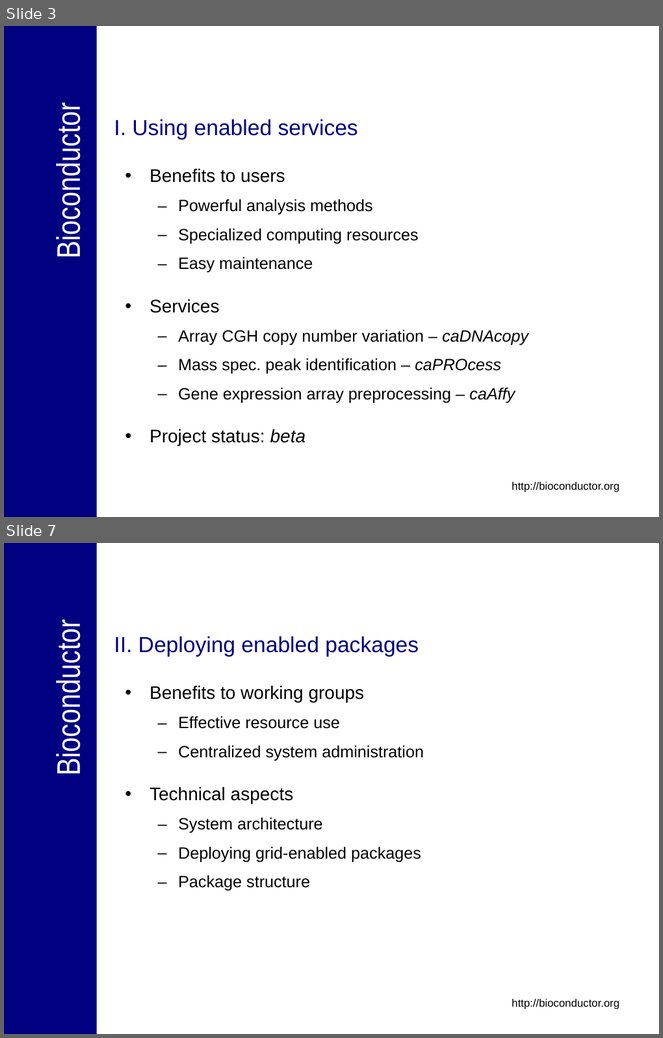
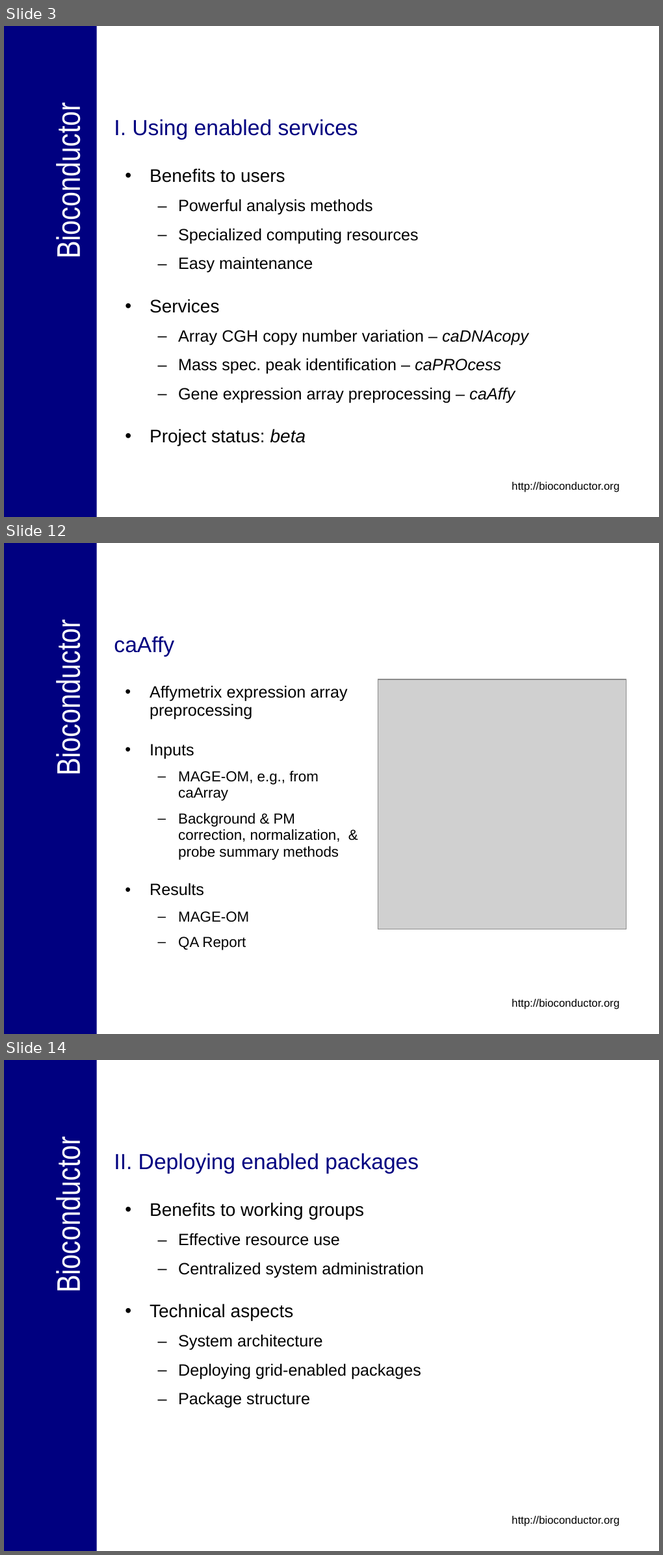
Before and after one commit to NCIP/bioconductor, a slide deck: bioconductor/Presentations/caBIG_Annual_Meeting_2007_Tech_Demo.ppt. Shown one above the other, each under a label of ours: slides 3 and 7 before the commit, slides 3, 12 and 14 after it; the slides between them are not shown. The pictures are 663x1038 and 663x1555 pixels, drawn with LibreOffice and Linux fonts; fonts in the diff are those of the drawing; grey boxes stand for pictures; background and template pictures are left out. Boxes give left, top, right and bottom in pixels: in the first picture for what was removed or moved away, otherwise in the second. Text is boxed around its words. In the diff, an @@ line names an element or a change of style, - is before the commit and + after.

```diff
--- a/bioconductor/Presentations/caBIG_Annual_Meeting_2007_Tech_Demo.ppt
+++ b/bioconductor/Presentations/caBIG_Annual_Meeting_2007_Tech_Demo.ppt
@@ slide 12 added at bbox=[4, 543, 659, 1034], background #FFFFFF; not listed: 3 template elements that a slide beside it also shows @@
@@ title added at bbox=[114, 636, 174, 657], 24 pt, text #000080 @@
+caAffy
@@ text added at bbox=[150, 685, 347, 951], 16 pt, text #000000 @@
+• Affymetrix expression array preprocessing
+• Inputs
+  – MAGE-OM, e.g., from caArray
+  – Background & PM correction, normalization, & probe summary methods
+• Results
+  – MAGE-OM
+  – QA Report
@@ picture added at bbox=[378, 679, 627, 930] @@
@@ what was slide 7 is now slide 14 @@
```
Also in this commit, not shown: 1 slide changed, 9 other slides added, 3 slides removed.
